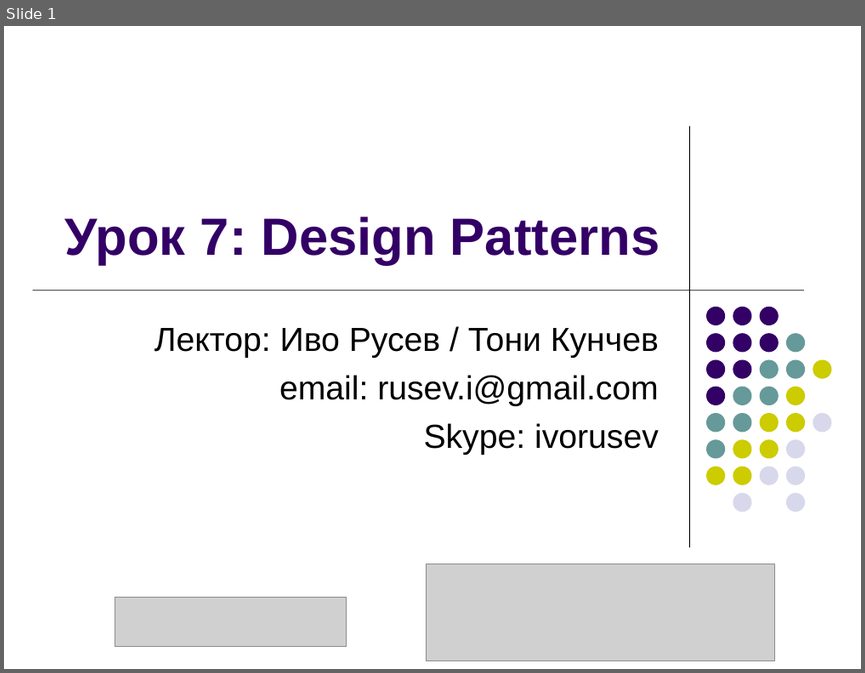
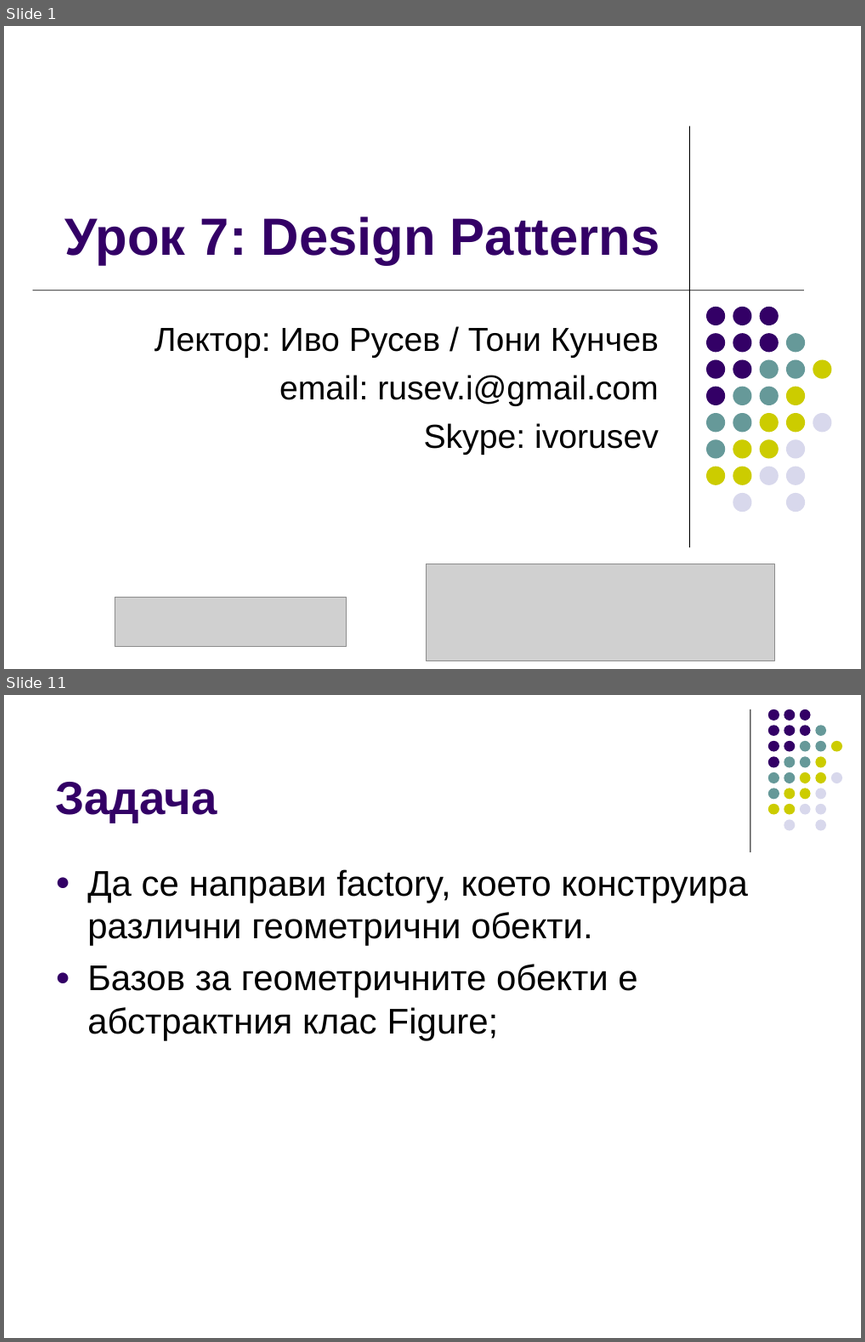
Before and after one commit to ivorusev/startup-factory-java-course, a slide deck: slides/7-Design-Patterns.ppt. Shown one above the other, each under a label of ours: slide 1 before the commit, slides 1 and 11 after it; the slides between them are not shown. The pictures are 865x673 and 865x1342 pixels, drawn with LibreOffice and Linux fonts; fonts in the diff are those of the drawing; grey boxes stand for pictures. Boxes give left, top, right and bottom in pixels: in the first picture for what was removed or moved away, otherwise in the second. Text is boxed around its words. In the diff, an @@ line names an element or a change of style, - is before the commit and + after.

```diff
--- a/slides/7-Design-Patterns.ppt
+++ b/slides/7-Design-Patterns.ppt
@@ slide 11 added at <box>4,695,861,1338</box>, background #FFFFFF @@
@@ line added from (750, 709) to (750, 851), #000000 0.74 pt @@
@@ title added at <box>55,782,216,823</box>, 39 pt, text #330066, bold @@
+Задача
@@ group added at <box>768,709,842,830</box>: 31 ellipses @@
@@ text added at <box>87,869,748,1040</box>, 30 pt, text #000000 @@
+● Да се направи factory, което конструира различни геометрични обекти.
+● Базов за геометричните обекти е абстрактния клас Figure;
```
Also in this commit, not shown: 4 slides changed, 4 other slides added, 2 slides removed, 1 other file.
